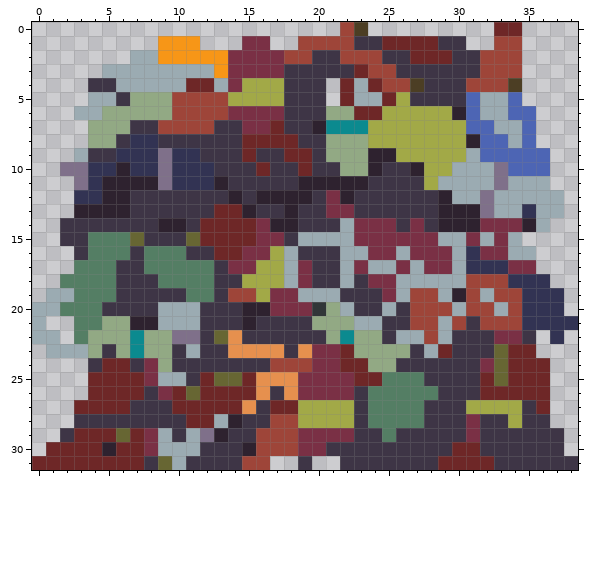
Two versions of one pixel-art sprite, Assets/Sprites/Crow/Trash Box.png. That is the earlier state.
The file is 39x32 pixels.
New version:
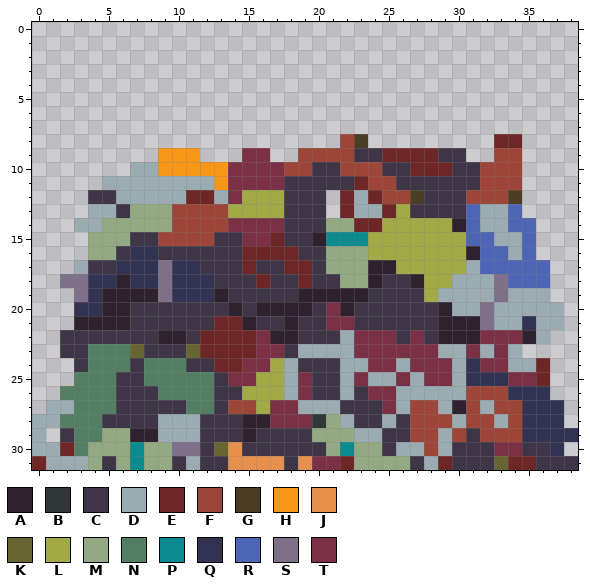
Palette (. is transparent): A #2e222f  B #313638  C #3e3546  D #9babb2  E #6e2727  F #9e4539  G #4c3e24  H #f79617  J #e6904e  K #676633  L #a2a947  M #92a984  N #547e64  P #0b8a8f  Q #323353  R #4d65b4  S #7f708a  T #7a3045
What changed:
Changed rows in their new state; - is an unchanged pixel.
first column x 0:
 0 ----------------------..---------..----
 1 ---------...---..--............--..----
 2 -------............................----
 3 -----..............................----
 4 ----.................-.............----
 5 ----.................-.............----
 6 ---.................................---
 7 ----................................---
 8 ----..................FG.........EE.---
 9 ---......HHH...TT..FFFFCCEEEECC..FF..--
10 --.....DDHHHHHTTTTFF--FFF--EEECCFFF..--
11 ---..DDDDDDDDHTTTT-CCCCEFF--CCCCFFF..--
12 ---.CCDDDDDEEDTLLLCC-.EDEFFG-CCFFFG...-
13 ---.DDCMMMFFFFLLLLC--.EDDEL--CCRD-R...-
14 --.DDMMMMMFFFFTT-TC--MMEELLLLL-RDDRR.--
15 --..MMMC-FFFFCCT-E-CAPPPLLLLLLLRRD-R---
16 ---.MMCQQCC--CCEEEE--MMMLLLLLLLARR-R---
17 ---DCCQQQSQQC-CECCEE-MMMAALLLLLDRRRRR--
18 --SSQQAQQSQQQ--CECCE--MMACCALL-DDSRRR--
19 -..SQAAAASQQQACCCCCAAAAA-CCCL-DD-SDDD.-
20 ...QQAA--CCC--AC-AAACTA--C-CCA-DS-DDDD-
21 .--AAAACCCCC-EE---A-CTTCC--CCAAASDD-DD.
22 ..CCCCCCCAACEEEETAA--CDTTTCTCAAAT--AD.-
23 -.CCNNNKCC-KEEEETT-DDDDTTTTTTDDTDTD.---
24 ---CNNN-NNN--EETTLDCCCDDTTDTTTDQ-TDD---
25 ---NNNCCNNNNNCTTLLD-CCDTDDTDTTDQQQTT---
26 --NNNNCC-NNNNCCLLLD-CCD-TTDDDDDFFFQQQ--
27 -DDNNNC---CNNCFFLTTDDDC-CTDFFDAFDFFQQQ-
28 DDNNN----DDDCCCAATTTBMD-CDCFFFDFFDFQQQ-
29 D--NNMMAA-D-CC-ACCCCMMMDDC-FFDFCFFFQQQQ
30 DD-NMMMPMMSS-KJCCCCCCMPMM-DDFDCC-TT--Q-
31 -DDDMCMPMMCD--JJJJCJTTEMMMM-D-CCCKEE---
